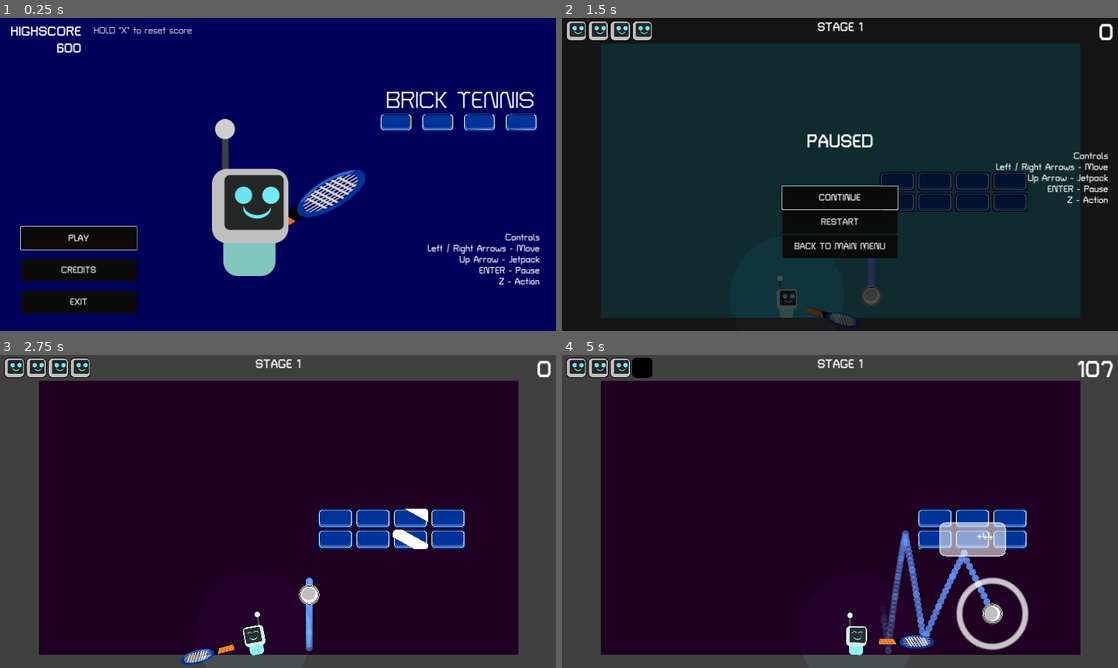
Above: before the commit, frames 1-4 (two rows, left to right).
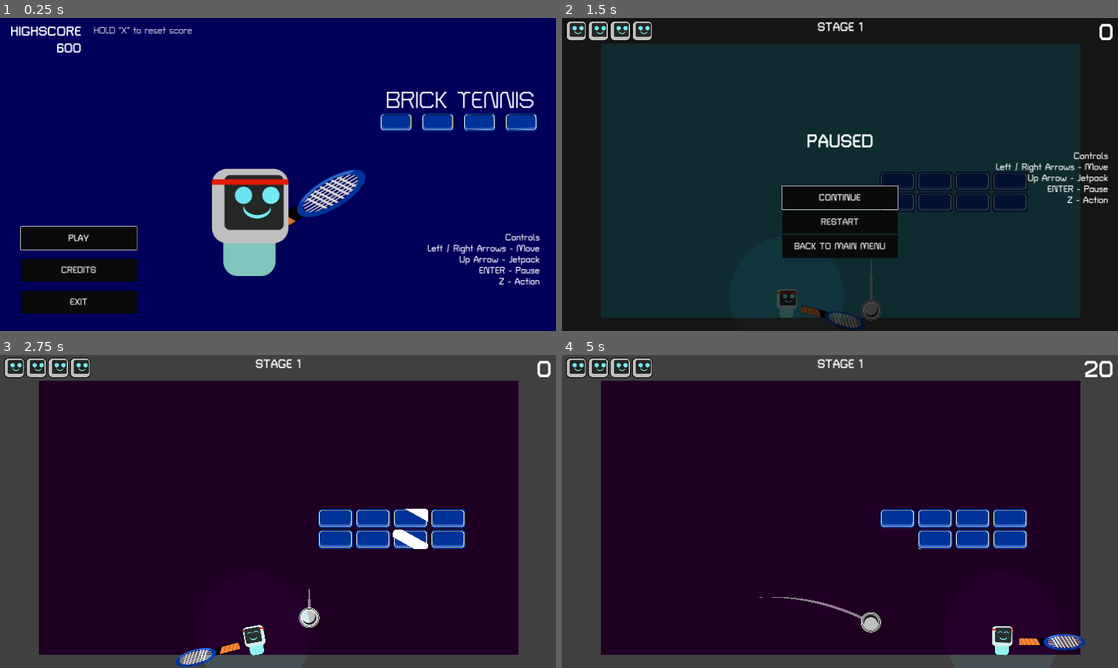
Above: after the commit, the same moments.

Repository: mathew-tran/bricktennis
Game: Godot game, scene res://Scenes/Title.tscn
The game is run twice, just before and just after one commit, with the same random seed, the same clock (stepped at 60 frames per second) and the same inputs.
Inputs (mouse positions are in pixels of both pictures, inside the frame that each line leads up to):
- Up to frame 1 (0.25 s): no input
- Up to frame 2 (1.5 s): click "PLAY" at 0.5 s; tap Enter (pause) at 1.25 s; move the mouse to (962, 158) at 1.27 s; hold Right (move_right) from 1.28 s (still down); hold Right mouse button (right_click) from 1.28 s (still down)
- Up to frame 3 (2.75 s): tap Z (shoot) at 1.55, 2.1 s; move the mouse to (166, 527) at 2.02 s; release Right (move_right) at 2.03 s; release Right mouse button (right_click) at 2.03 s; hold Left (move_left) from 2.03 s (still down); right-click (166, 527) at 2.3 s
- Up to frame 4 (5 s): move the mouse to (895, 442) at 2.77 s; release Left (move_left) at 2.78 s; hold Up (jetpack) 2.78-3.53 s; hold Right (move_right) 2.78-4.28 s; tap Z (shoot) at 3.05, 4.35 s; move the mouse to (812, 574) at 3.52 s; right-click (812, 574) at 3.6 s; move the mouse to (1006, 558) at 4.27 s; hold Left (move_left) from 4.28 s (still down)

The runs differ from the first frame. In frame 1, 0.6% of the frame differs, in the area x 38-52%, y 32-54%; in frame 2, 0.6%; in frame 3, 0.9%; in frame 4, 5.9%, in the area x 12-100%, y 1-96%.

Commit message:
use line trails

Diff:
--- a/Art/Ball.svg
+++ b/Art/Ball.svg
@@ -8,7 +8,7 @@
    version="1.1"
    id="svg1"
    inkscape:version="1.3.2 (091e20e, 2023-11-25, custom)"
-   sodipodi:docname="TestScene.svg"
+   sodipodi:docname="Ball.svg"
    xmlns:inkscape="http://www.inkscape.org/namespaces/inkscape"
    xmlns:sodipodi="http://sodipodi.sourceforge.net/DTD/sodipodi-0.dtd"
    xmlns="http://www.w3.org/2000/svg"
@@ -23,13 +23,13 @@
      inkscape:pagecheckerboard="0"
      inkscape:deskcolor="#d1d1d1"
      inkscape:document-units="mm"
-     inkscape:zoom="0.50835204"
-     inkscape:cx="100.32418"
-     inkscape:cy="502.60445"
+     inkscape:zoom="4.0668163"
+     inkscape:cx="21.023817"
+     inkscape:cy="36.023265"
      inkscape:window-width="1920"
-     inkscape:window-height="1010"
-     inkscape:window-x="1699"
-     inkscape:window-y="-6"
+     inkscape:window-height="1001"
+     inkscape:window-x="-7"
+     inkscape:window-y="-7"
      inkscape:window-maximized="1"
      inkscape:current-layer="layer1" />
   <defs
@@ -68,7 +68,7 @@
        inkscape:export-ydpi="96" />
     <path
        id="circle32"
-       style="fill:#ffffff;fill-opacity:1;fill-rule:evenodd;stroke:#ffffff;stroke-width:0.682943;stroke-linecap:square;stroke-linejoin:round;stroke-dasharray:none;paint-order:stroke fill markers"
+       style="fill:#211f21;fill-opacity:1;fill-rule:evenodd;stroke:#211f21;stroke-width:0.682943;stroke-linecap:square;stroke-linejoin:round;stroke-dasharray:none;paint-order:stroke fill markers;stroke-opacity:1"
        d="m 185.3038,178.05579 a 7.1544814,7.1544814 0 0 1 0.48349,2.57898 7.1544814,7.1544814 0 0 1 -7.15457,7.15459 7.1544814,7.1544814 0 0 1 -5.63527,-2.7744 7.1544814,7.1544814 0 0 0 6.65608,4.58091 7.1544814,7.1544814 0 0 0 7.15459,-7.15458 7.1544814,7.1544814 0 0 0 -1.50432,-4.3855 z" />
   </g>
 </svg>
--- a/Art/Player.svg
+++ b/Art/Player.svg
@@ -8,7 +8,7 @@
    version="1.1"
    id="svg1"
    inkscape:version="1.3.2 (091e20e, 2023-11-25, custom)"
-   sodipodi:docname="TestScene.svg"
+   sodipodi:docname="Player.svg"
    xml:space="preserve"
    xmlns:inkscape="http://www.inkscape.org/namespaces/inkscape"
    xmlns:sodipodi="http://sodipodi.sourceforge.net/DTD/sodipodi-0.dtd"
@@ -23,13 +23,13 @@
      inkscape:pagecheckerboard="0"
      inkscape:deskcolor="#d1d1d1"
      inkscape:document-units="mm"
-     inkscape:zoom="1.4378367"
-     inkscape:cx="246.89869"
-     inkscape:cy="795.29198"
+     inkscape:zoom="2.8756734"
+     inkscape:cx="112.84313"
+     inkscape:cy="152.83377"
      inkscape:window-width="1920"
-     inkscape:window-height="1010"
-     inkscape:window-x="1699"
-     inkscape:window-y="-6"
+     inkscape:window-height="1001"
+     inkscape:window-x="-7"
+     inkscape:window-y="-7"
      inkscape:window-maximized="1"
      inkscape:current-layer="layer1" /><defs
      id="defs1" /><g
@@ -37,7 +37,7 @@
      inkscape:groupmode="layer"
      id="layer1"
      transform="translate(-51.785711,-176.15765)"><rect
-       style="fill:#404040;fill-opacity:1;fill-rule:evenodd;stroke:none;stroke-width:0.4427;stroke-linecap:square;stroke-linejoin:round;stroke-dasharray:none;paint-order:stroke fill markers"
+       style="fill:#000000;fill-opacity:0;fill-rule:evenodd;stroke:none;stroke-width:0.4427;stroke-linecap:square;stroke-linejoin:round;stroke-dasharray:none;paint-order:stroke fill markers"
        id="rect41"
        width="2.9486139"
        height="24.201492"
@@ -87,8 +87,11 @@
        id="path41"
        style="fill:#72ebf5;fill-opacity:1;fill-rule:evenodd;stroke:none;stroke-width:0.401351;stroke-linecap:square;stroke-linejoin:round;stroke-dasharray:none;paint-order:stroke fill markers"
        d="m 66.274804,215.69711 a 6.3320548,4.7000816 0 0 0 -0.174738,1.06398 6.3320548,4.7000816 0 0 0 6.33205,4.70004 …(190 unchanged characters)…
-       style="fill:#cecece;fill-opacity:1;fill-rule:evenodd;stroke:none;stroke-width:1;stroke-linecap:square;stroke-linejoin:round;stroke-dasharray:none;paint-order:stroke fill markers"
+       style="fill:#000000;fill-opacity:0;fill-rule:evenodd;stroke:none;stroke-width:1;stroke-linecap:square;stroke-linejoin:round;stroke-dasharray:none;paint-order:stroke fill markers"
        id="path56"
        cx="57.743599"
        cy="180.71179"
-       r="4.5541353" /></g></svg>
+       r="4.5541353" /><path
+       id="rect1"
+       style="fill:#e11800;fill-opacity:1;stroke:#e11800;stroke-width:0.2;stroke-linecap:round"
+       d="m 51.85134,203.69188 c -0.03858,0.29449 -0.06563,0.59279 -0.06563,0.89814 v 1.40198 h 34.962724 v -1.40198 c 0,-0.30535 -0.02705,-0.60365 -0.06563,-0.89814 z" /></g></svg>
--- a/Prefab/Ball.tscn
+++ b/Prefab/Ball.tscn
@@ -7,7 +7,6 @@
 [ext_resource type="Texture2D" uid="uid://b6q8iu23walxu" path="res://Art/HitEffect.svg" id="5_xhg0l"]
 
 [sub_resource type="PhysicsMaterial" id="PhysicsMaterial_obai6"]
-friction = 0.0
 bounce = 1.0
 
 [sub_resource type="CircleShape2D" id="CircleShape2D_isuox"]
@@ -20,13 +19,14 @@
 position = Vector2(553, 150)
 collision_layer = 9
 collision_mask = 3
+mass = 40.0
 physics_material_override = SubResource("PhysicsMaterial_obai6")
+gravity_scale = 1.25
 sleeping = true
 freeze_mode = 1
 continuous_cd = 2
 contact_monitor = true
 max_contacts_reported = 3
-constant_torque = 2.0
 script = ExtResource("1_dug80")
 metadata/_edit_group_ = true
 
@@ -38,6 +38,7 @@
 one_way_collision_margin = 0.0
 
 [node name="CPUParticles2D" type="CPUParticles2D" parent="."]
+visible = false
 show_behind_parent = true
 amount = 200
 lifetime = 1.52
--- a/Prefab/Player.tscn
+++ b/Prefab/Player.tscn
@@ -55,7 +55,12 @@
 
 [node name="Racket" parent="Hand" instance=ExtResource("1_wx2k5")]
 position = Vector2(195, 28)
+scale = Vector2(1.2, 1.2)
 physics_material_override = SubResource("PhysicsMaterial_vyegu")
+
+[node name="Node2D" type="Node2D" parent="Hand/Racket"]
+position = Vector2(33.3334, 0)
+scale = Vector2(0.833333, 0.833333)
 
 [node name="CollisionShape2D" type="CollisionShape2D" parent="Hand"]
 shape = SubResource("CircleShape2D_727eo")
--- a/Scenes/Main.tscn
+++ b/Scenes/Main.tscn
@@ -1,15 +1,20 @@
-[gd_scene load_steps=9 format=3 uid="uid://d3u52pew66m5c"]
+[gd_scene load_steps=11 format=3 uid="uid://d3u52pew66m5c"]
 
 [ext_resource type="Script" path="res://Scripts/BG.gd" id="1_1n4we"]
 [ext_resource type="PackedScene" uid="uid://brevac2jass3h" path="res://Prefab/Wall.tscn" id="1_vhe7w"]
 [ext_resource type="PackedScene" uid="uid://cn4c8ce1g64x" path="res://Prefab/Player.tscn" id="3_id3je"]
 [ext_resource type="PackedScene" uid="uid://bl8s7sgb3th6r" path="res://Prefab/Ball.tscn" id="4_jg5su"]
-[ext_resource type="AudioStream" uid="uid://ccb142gnst5yu" path="res://Audio/002_Synthwave_15k.mp3" id="6_ah1xh"]
 [ext_resource type="PackedScene" uid="uid://dkj1ns1u1ehsf" path="res://Prefab/PlayerUI.tscn" id="6_n6jnf"]
 [ext_resource type="PackedScene" uid="uid://deiyctrhgfslv" path="res://Prefab/GameManager.tscn" id="7_sl4s0"]
+[ext_resource type="Script" path="res://Scripts/FollowTrail.gd" id="8_ae6p0"]
+[ext_resource type="AudioStream" uid="uid://dsvldnt418jrt" path="res://Audio/Music/Brick.wav" id="8_sc40k"]
 
 [sub_resource type="StyleBoxFlat" id="StyleBoxFlat_3afpj"]
 bg_color = Color(1, 1, 1, 1)
+
+[sub_resource type="Curve" id="Curve_5kyxh"]
+_data = [Vector2(0, 0), 0.0, 0.0, 0, 0, Vector2(0.629707, 0.910266), 0.0, 0.0, 0, 0, Vector2(1, 1), 0.0, 0.0, 0, 0]
+point_count = 3
 
 [node name="Node2D" type="Node2D"]
 
@@ -25,6 +30,24 @@
 grow_vertical = 2
 theme_override_styles/panel = SubResource("StyleBoxFlat_3afpj")
 script = ExtResource("1_1n4we")
+
+[node name="FollowTrail" type="Line2D" parent="." node_paths=PackedStringArray("ParentRef")]
+scale = Vector2(1, 1)
+width = 60.0
+width_curve = SubResource("Curve_5kyxh")
+default_color = Color(1, 1, 1, 0.490196)
+joint_mode = 1
+script = ExtResource("8_ae6p0")
+ParentRef = NodePath("../Player/Hand/Racket/Node2D")
+bPlayerTrail = true
+
+[node name="BallTrail" type="Line2D" parent="." node_paths=PackedStringArray("ParentRef")]
+scale = Vector2(1, 1)
+width_curve = SubResource("Curve_5kyxh")
+default_color = Color(1, 1, 1, 0.490196)
+joint_mode = 1
+script = ExtResource("8_ae6p0")
+ParentRef = NodePath("../Ball")
 
 [node name="BackGround" type="Node2D" parent="."]
 
@@ -48,6 +71,7 @@
 
 [node name="Ball" parent="." instance=ExtResource("4_jg5su")]
 position = Vector2(1080, 760)
+scale = Vector2(0.2, 0.2)
 
 [node name="Camera2D" type="Camera2D" parent="."]
 position = Vector2(960, 513)
@@ -62,6 +86,8 @@
 [node name="CanvasLayer" parent="." instance=ExtResource("6_n6jnf")]
 
 [node name="AudioStreamPlayer" type="AudioStreamPlayer" parent="."]
-stream = ExtResource("6_ah1xh")
+stream = ExtResource("8_sc40k")
 volume_db = -10.0
 autoplay = true
+
+[editable path="Player"]
--- /dev/null
+++ b/Scripts/FollowTrail.gd
@@ -0,0 +1,22 @@
+extends Line2D
+
+@export var ParentRef : Node2D
+@export var bPlayerTrail = false
+
+var Offset = Vector2.ZERO
+
+var MaxTrailAmount = 30
+func _ready():
+	Offset = position
+
+func _process(delta):
+	if (bPlayerTrail and Finder.GetPlayer().bSwinging) or bPlayerTrail == false:
+		var currentPosition = ParentRef.global_position + Offset
+		add_point(currentPosition)
+		print(currentPosition)
+
+		if points.size() > MaxTrailAmount:
+			remove_point(0)
+	else:
+		if points.size() > 0:
+			remove_point(0)
--- a/Scripts/Player.gd
+++ b/Scripts/Player.gd
@@ -8,6 +8,7 @@
 var MaxSpeed = 950
 
 var bCanShoot = true
+var bSwinging = false
 
 enum DIRECTION {
 	LEFT,
@@ -164,6 +165,7 @@
 	$SwingSound.pitch_scale = randf_range(1.0,1.2)
 	$SwingSound.play()
 	var tween = get_tree().create_tween()
+	bSwinging = true
 	tween.tween_property($Hand, "rotation_degrees", targetDegrees, .10)
 	tween.set_trans(Tween.TRANS_CUBIC)
 	await tween.finished
@@ -171,6 +173,7 @@
 	tween.tween_property($Hand, "rotation_degrees", originalDegrees, .1)
 	await tween.finished
 	bCanShoot = true
+	bSwinging = false
 
 func BlockRacket():
 	if bCanShoot == false:
@@ -185,13 +188,14 @@
 	$SwingSound.play()
 	var tween = get_tree().create_tween()
 	PlayerRacket.SetIncreasedStrength(true)
+	bSwinging = true
 	tween.tween_property($Hand, "rotation_degrees", targetDegrees, .30)
 	tween.set_trans(Tween.TRANS_CUBIC)
 	await tween.finished
 	tween = get_tree().create_tween()
 	tween.tween_property($Hand, "rotation_degrees", originalDegrees, .1)
 	PlayerRacket.SetIncreasedStrength(false)
-
+	bSwinging = false
 	await tween.finished
 	tween = get_tree().create_tween()
 	tween.tween_property($Hand, "rotation_degrees", 0, 1.0)
Not shown, added: Audio/Music/Brick.wav.import
Not shown, added: Audio/Music/Brick.wav
